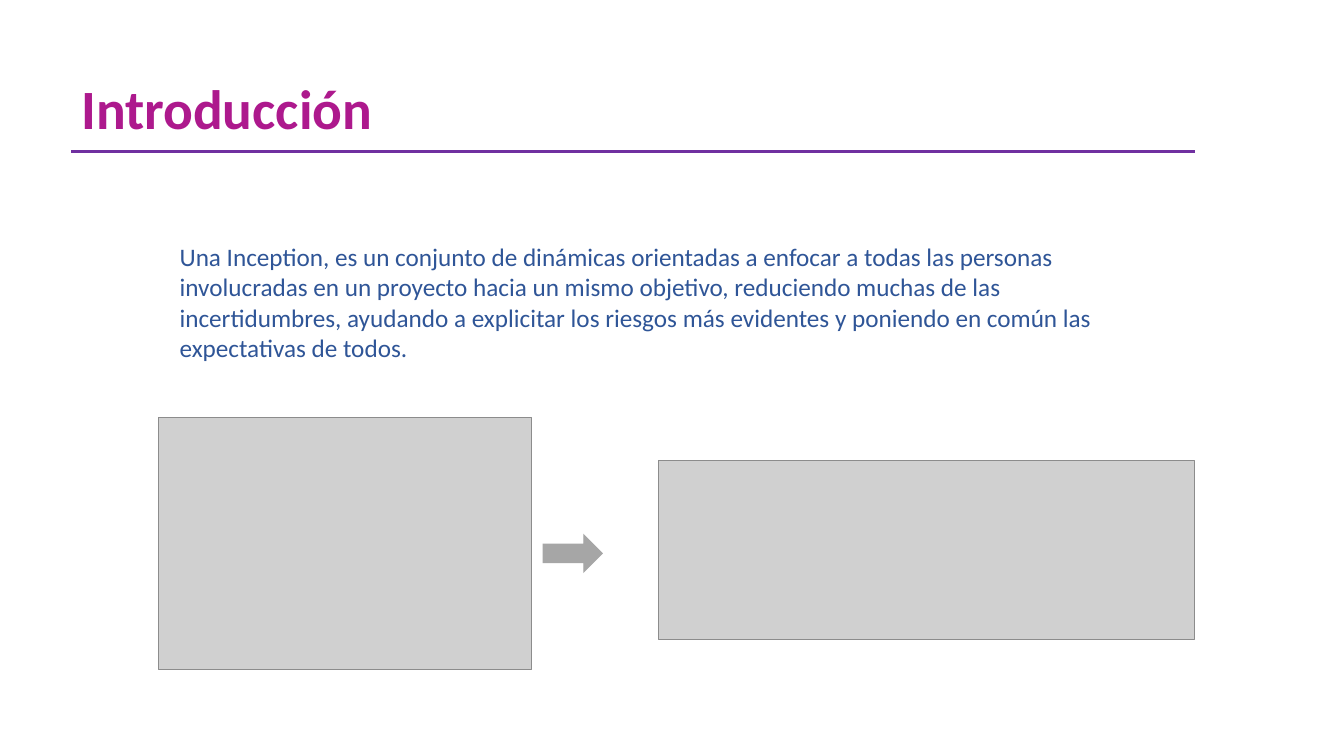
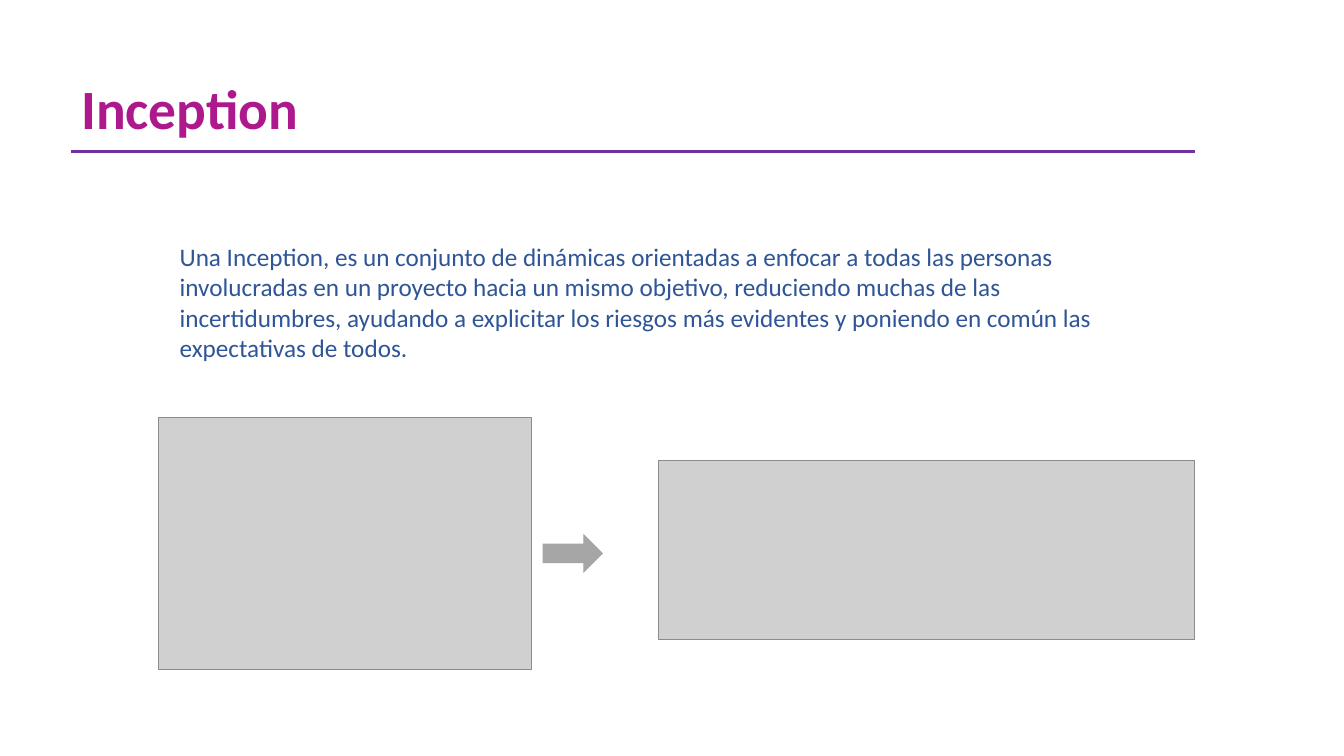
Before and after one commit to omesan/Agile, a slide deck: slide 3 of Stefanini/Stefanini.Clientes/Stefanini.Cliente.Experian/PMO metodología V.4.pptx. Drawn at 1344x756 pixels with LibreOffice and Linux fonts; fonts in the diff are those of the drawing; grey boxes stand for pictures; background and template pictures are left out. Boxes give left, top, right and bottom in pixels: in the first picture for what was removed or moved away, otherwise in the second. Text is boxed around its words. In the diff, an @@ line names an element or a change of style, - is before the commit and + after.

```diff
--- a/Stefanini/Stefanini.Clientes/Stefanini.Cliente.Experian/PMO metodología V.4.pptx
+++ b/Stefanini/Stefanini.Clientes/Stefanini.Cliente.Experian/PMO metodología V.4.pptx
@@ title at (81,90,298,138): text changed @@
-Introducción
+Inception
```
Also in this commit, not shown: 4 other slides changed, 7 slides added, 2 other files.
